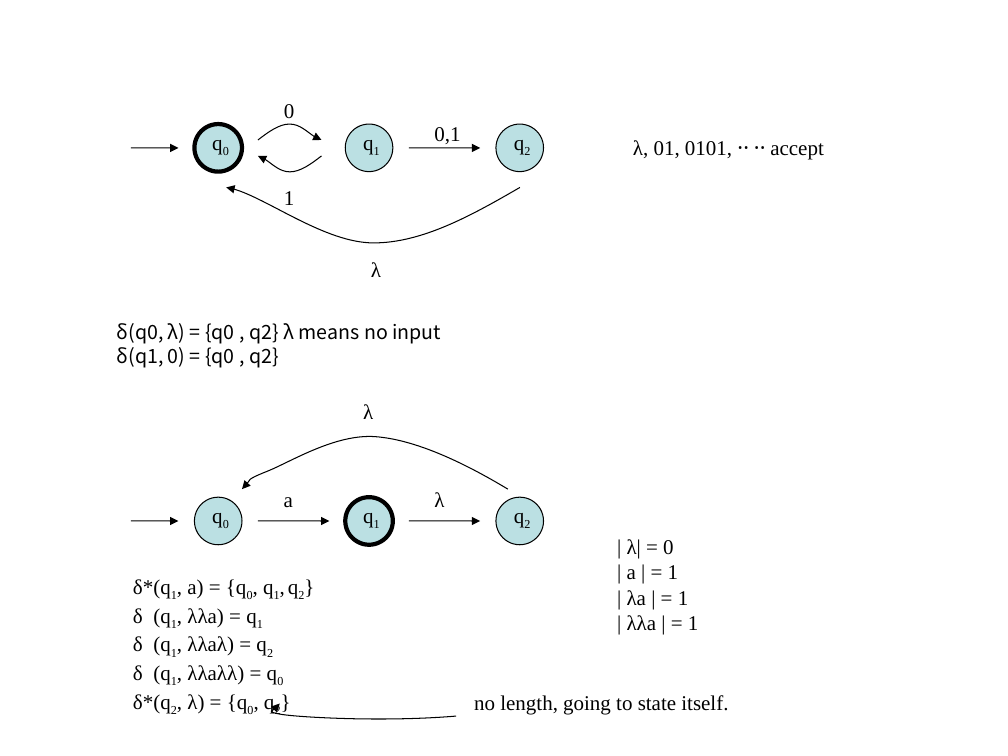
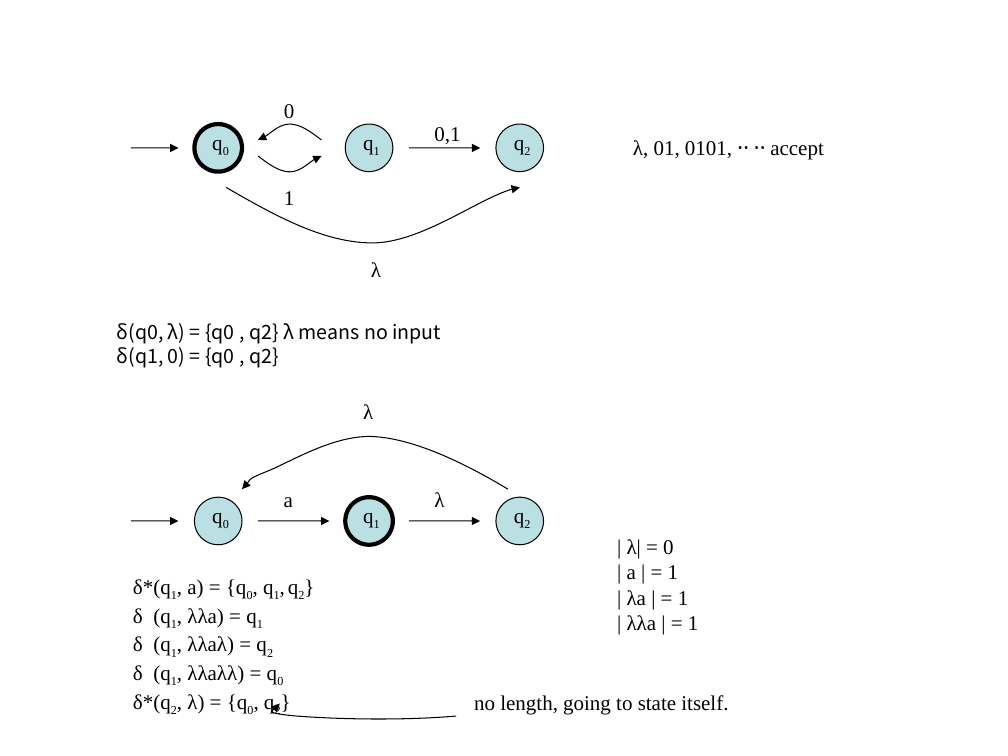
Before and after one commit to imscs21/myuniv2, a slide deck: slide 8 of automata/lecture_file/Automata-note2.pptx. Drawn at 1008x756 pixels with LibreOffice and Linux fonts; fonts in the diff are those of the drawing. Boxes give left, top, right and bottom in pixels: in the first picture for what was removed or moved away, otherwise in the second. Text is boxed around its words. In the diff, an @@ line names an element or a change of style, - is before the commit and + after.

```diff
--- a/automata/lecture_file/Automata-note2.pptx
+++ b/automata/lecture_file/Automata-note2.pptx
@@ outline redrawn in 3 elements at bbox=[258, 156, 322, 172], bbox=[258, 124, 322, 140], bbox=[226, 187, 519, 243] @@
```
Also in this commit, not shown: 3 other slides changed, 4 other files.
